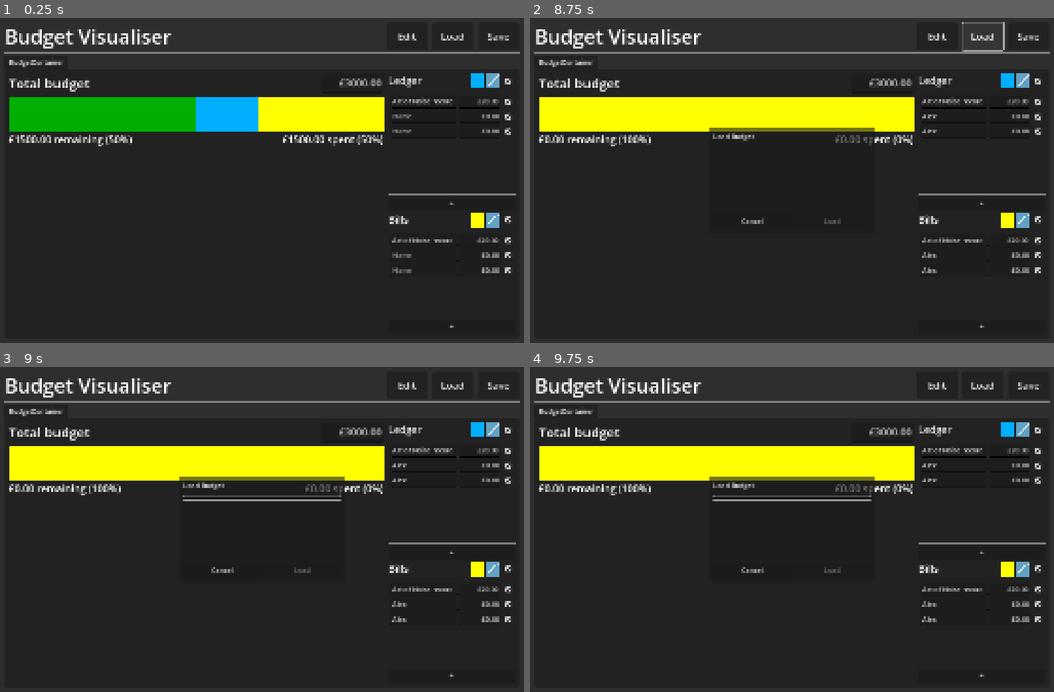
Above: before the commit, frames 1-4 (two rows, left to right).
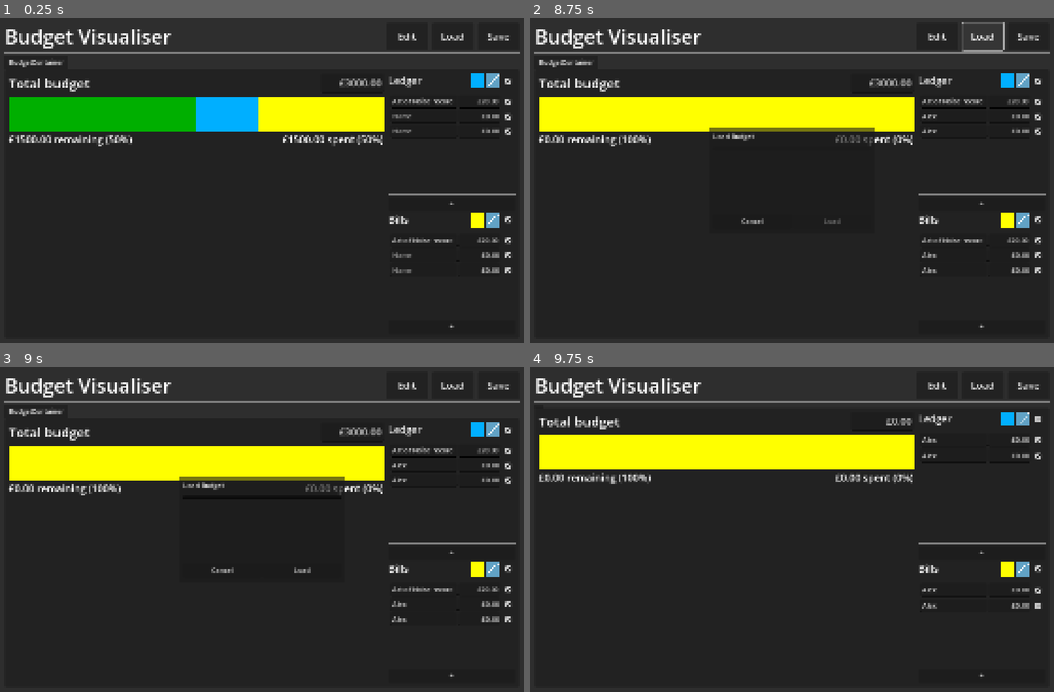
Above: after the commit, the same moments.

Repository: phrasmotica/budget-visualiser
Game: Godot game, scene res://app.tscn
Two runs of this game, one before a commit and one after it. Both use one fixed random seed, a clock stepped at 60 frames per second and the inputs below.
Inputs (mouse positions are in pixels of both pictures, inside the frame that each line leads up to):
- Up to frame 1 (0.25 s): no input
- Up to frame 2 (8.75 s): click (954, 115) at 0.52 s; type "Alex" at 0.6 s; click (954, 131) at 0.75 s; type "Alex" at 0.83 s; click (954, 255) at 0.98 s; type "Alex" at 1.07 s; click (954, 271) at 1.27 s; type "Alex" at 1.35 s; click "Save" at 2 s; click "Edit" at 2.75 s; click (792, 177) at 3.52 s; type "Alex" at 3.6 s; click "Save" at 4.25 s; click (1022, 79) at 5.02 s; click (1038, 79) at 5.77 s; click "+" at 6.5 s; click "Cancel" at 7.25 s; click "Load" at 8 s
- Up to frame 3 (9 s): click (262, 497) at 8.75 s
- Up to frame 4 (9.75 s): click "Load" at 9.5 s

Frames 1-2 are identical in both runs. In frame 3, 0.4% of the frame differs, in the area x 34-66%, y 39-64%; in frame 4, 8.6%, in the area x 1-98%, y 12-79%.

Commit message:
Click "Load" button in load modal when a budget is selected to load that budget into the current tab

Diff:
--- a/scenes/load_modal.tscn
+++ b/scenes/load_modal.tscn
@@ -75,9 +75,10 @@
 layout_mode = 2
 
 [node name="ModalButtons" parent="MarginContainer/VBoxContainer" instance=ExtResource("3_jsvud")]
+unique_name_in_owner = true
 layout_mode = 2
 confirm_text = "Load"
-confirm_disabled = true
 
 [connection signal="cancelled" from="ModalInputHandler" to="." method="_on_modal_input_handler_cancelled"]
 [connection signal="cancelled" from="MarginContainer/VBoxContainer/ModalButtons" to="." method="_on_modal_buttons_cancelled"]
+[connection signal="confirmed" from="MarginContainer/VBoxContainer/ModalButtons" to="." method="_on_modal_buttons_confirmed"]
--- a/scenes/ui.tscn
+++ b/scenes/ui.tscn
@@ -122,6 +122,7 @@
 [connection signal="budget_changed" from="MarginContainer/VBoxContainer/TabContainer/BudgetContainer" to="." method="_on_budget_container_budget_changed"]
 [connection signal="modal_hidden" from="ModalLayer/RenameModalContainer/RenameModal" to="." method="_on_rename_modal_modal_hidden"]
 [connection signal="name_submitted" from="ModalLayer/RenameModalContainer/RenameModal" to="." method="_on_rename_modal_name_submitted"]
+[connection signal="load_requested" from="ModalLayer/LoadModalContainer/LoadModal" to="." method="_on_load_modal_load_requested"]
 [connection signal="modal_hidden" from="ModalLayer/LoadModalContainer/LoadModal" to="." method="_on_load_modal_modal_hidden"]
 [connection signal="activated" from="ModalLayer/FileMenuContainer/HoldToShowHandler" to="." method="_on_file_menu_hold_to_show_handler_activated"]
 [connection signal="activated" from="ModalLayer/FileMenuContainer/HoldToShowHandler" to="ModalLayer/FileMenuContainer/FileMenu/FileMenuHandler" method="_on_hold_to_show_handler_activated"]
--- a/scripts/load_modal.gd
+++ b/scripts/load_modal.gd
@@ -8,6 +8,9 @@
 
 @onready
 var existing_budgets_list: VBoxContainer = %ExistingBudgetsList
+
+@onready
+var modal_buttons: ModalButtons = %ModalButtons
 
 @onready
 var budget_list_item_scene: PackedScene = preload("res://scenes/budget_list_item.tscn")
@@ -35,6 +38,8 @@
 
 	refresh_file_names()
 	refresh_list_items()
+
+	modal_buttons.confirm_disabled = _selected_idx < 0
 
 func refresh_file_names() -> void:
 	_list_items.clear()
@@ -71,10 +76,25 @@
 func handle_list_item_pressed(idx: int) -> void:
 	_selected_idx = idx
 
-	refresh_list_items()
+	refresh()
+
+func handle_cancel() -> void:
+	_selected_idx = -1
+
+	refresh()
+
+	modal_hidden.emit()
 
 func _on_modal_input_handler_cancelled() -> void:
-	modal_hidden.emit()
+	handle_cancel()
 
 func _on_modal_buttons_cancelled() -> void:
-	modal_hidden.emit()
+	handle_cancel()
+
+func _on_modal_buttons_confirmed() -> void:
+	if _selected_idx < 0:
+		print("No existing budget is selected!")
+		return
+
+	var file_name := _file_names_internal[_selected_idx]
+	load_requested.emit(file_name)
--- a/scripts/saver_loader.gd
+++ b/scripts/saver_loader.gd
@@ -24,7 +24,20 @@
 
     return true
 
-func load_data() -> SaveData:
+func load_data(file_name: String) -> SaveData:
+    var path := "user://" + file_name
+
+    if not FileAccess.file_exists(path):
+        print("Budget file %s does not exist!" % file_name)
+        return null
+
+    var data: SaveData = ResourceLoader.load(path)
+
+    print("Loaded " + data.name + " budget data from " + file_name)
+
+    return data
+
+func _on_app_app_open() -> void:
     var files := DirAccess.get_files_at("user://")
 
     var budget_files: Array[String] = []
@@ -40,18 +53,9 @@
 
     if budget_files.size() <= 0:
         print("No saved data to load!")
-        return null
+        return
 
-    # TODO: allow the user to choose which budget to load, rather than always
-    # loading the most recently modified one
-    var data: SaveData = ResourceLoader.load("user://" + budget_files[0])
-
-    print("Loaded " + data.name + " budget data from " + budget_files[0])
-
-    return data
-
-func _on_app_app_open() -> void:
-    var data := load_data()
+    var data := load_data(budget_files[0])
 
     if data:
         loaded_data.emit(data)
@@ -64,8 +68,8 @@
     if is_new:
         print("Opening new save data " + data.name)
 
-func _on_ui_requested_load() -> void:
-    var data := load_data()
+func _on_ui_requested_load(file_name: String) -> void:
+    var data := load_data(file_name)
 
     if data:
         loaded_data.emit(data)
--- a/scripts/ui.gd
+++ b/scripts/ui.gd
@@ -94,6 +94,9 @@
 	budget_container.inject(budget)
 	rename_modal.inject(budget)
 
+	if load_modal_container:
+		load_modal_container.hide()
+
 	refresh_current_budget()
 
 func _on_budget_container_budget_changed(budget: Budget) -> void:
@@ -171,6 +174,11 @@
 	budget_container.allow_input()
 	modal_hidden.emit()
 
+func _on_load_modal_load_requested(file_name: String) -> void:
+	print("Loading budget from " + file_name)
+
+	requested_load.emit(file_name)
+
 func _on_load_modal_modal_hidden() -> void:
 	load_modal_container.hide()
 
